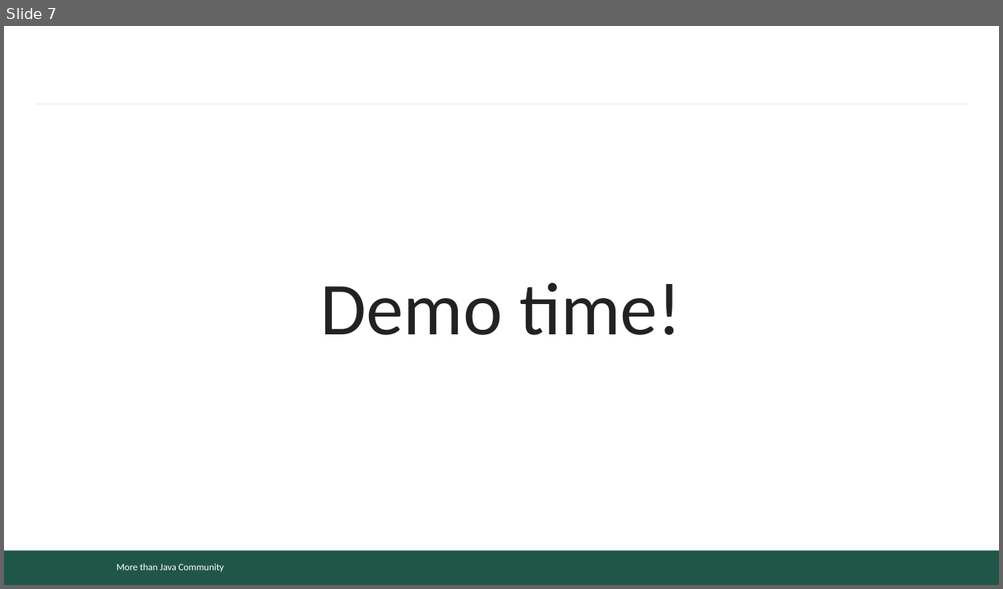
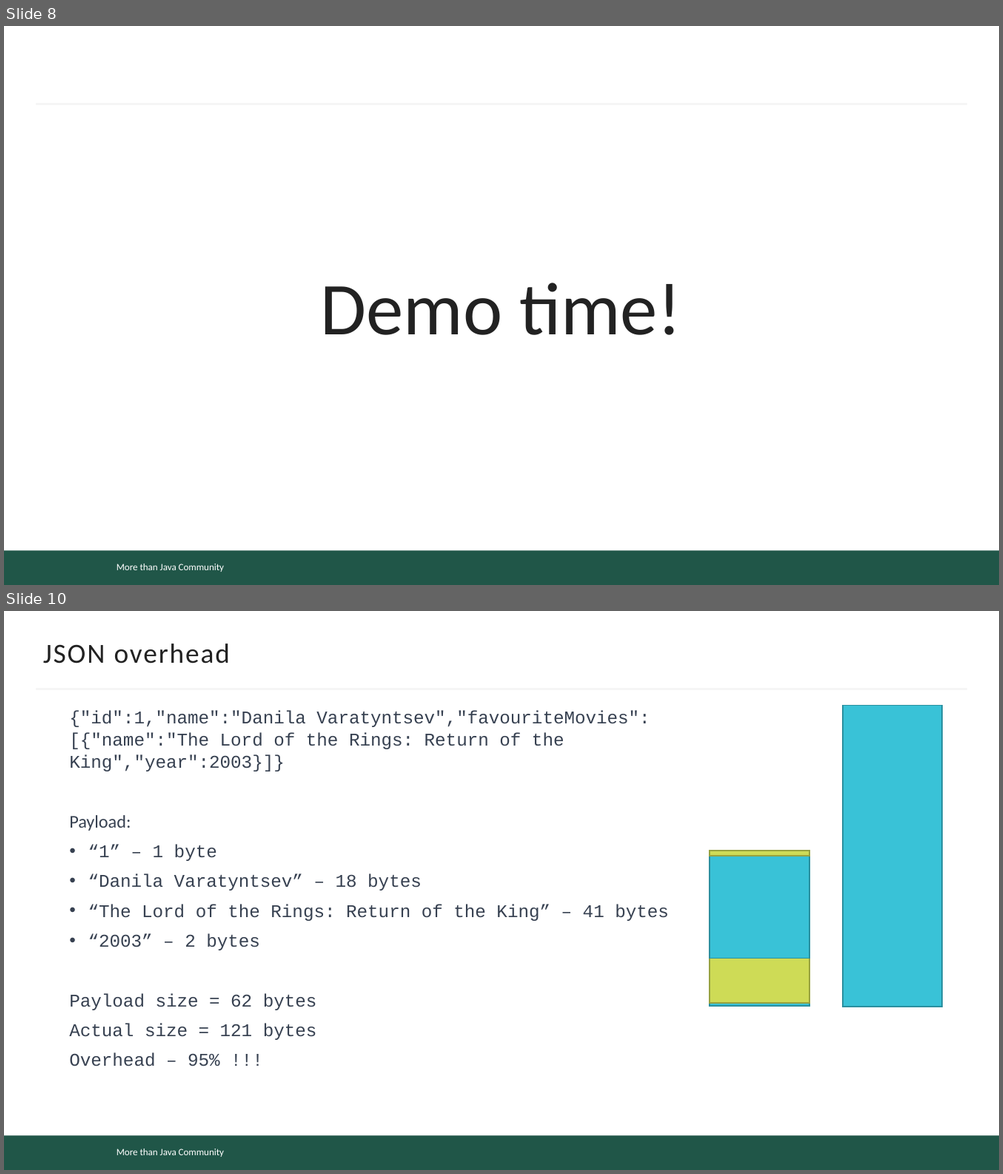
Before and after one commit to mjc-school/MJC-School, a slide deck: stage #4/light-talks/serialization/serialization.pptx. Shown one above the other, each under a label of ours: slide 7 before the commit, slides 8 and 10 after it; the slides between them are not shown. The pictures are 1003x589 and 1003x1174 pixels, drawn with LibreOffice and Linux fonts; fonts in the diff are those of the drawing; background and template pictures are left out. Boxes give left, top, right and bottom in pixels: in the first picture for what was removed or moved away, otherwise in the second. Text is boxed around its words. In the diff, an @@ line names an element or a change of style, - is before the commit and + after.

```diff
--- a/stage #4/light-talks/serialization/serialization.pptx
+++ b/stage #4/light-talks/serialization/serialization.pptx
@@ slide 10 added at (x1=4, y1=611, x2=999, y2=1170), background #FFFFFF; not listed: 3 template elements that a slide beside it also shows @@
@@ title added at (x1=43, y1=644, x2=230, y2=664), 20 pt, text #222222 @@
+JSON overhead
@@ text added at (x1=69, y1=710, x2=669, y2=1067), 13 pt, text #374151 @@
+{"id":1,"name":"Danila Varatyntsev","favouriteMovies":[{"name":"The Lord of the Rings: Return of the King","year":2003}]}
+Payload:
+• “1” – 1 byte
+• “Danila Varatyntsev” – 18 bytes
+• “The Lord of the Rings: Return of the King” – 41 bytes
+• “2003” – 2 bytes
+Payload size = 62 bytes
+Actual size = 121 bytes
+Overhead – 95% !!!
@@ rectangle added at (x1=842, y1=706, x2=942, y2=1007), fill #39C2D7, outline #2A909F 1 pt @@
@@ rectangle added at (x1=709, y1=851, x2=808, y2=856), fill #CEDB56, outline #98A240 1 pt @@
@@ rectangle added at (x1=709, y1=856, x2=808, y2=958), fill #39C2D7, outline #2A909F 1 pt @@
@@ rectangle added at (x1=709, y1=958, x2=808, y2=1003), fill #CEDB56, outline #98A240 1 pt @@
@@ rectangle added at (x1=709, y1=1003, x2=808, y2=1006), fill #39C2D7, outline #2A909F 1 pt @@
@@ what was slide 7 is now slide 8 @@
```
Also in this commit, not shown: 18 other slides added, 11 slides removed.
